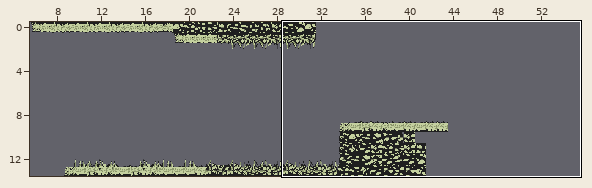
A Tiled map gets an edit: data/level/level1.tmx. The first picture is a wide view before the edit; the outline marks the close-up.
Close-up. Earlier state:
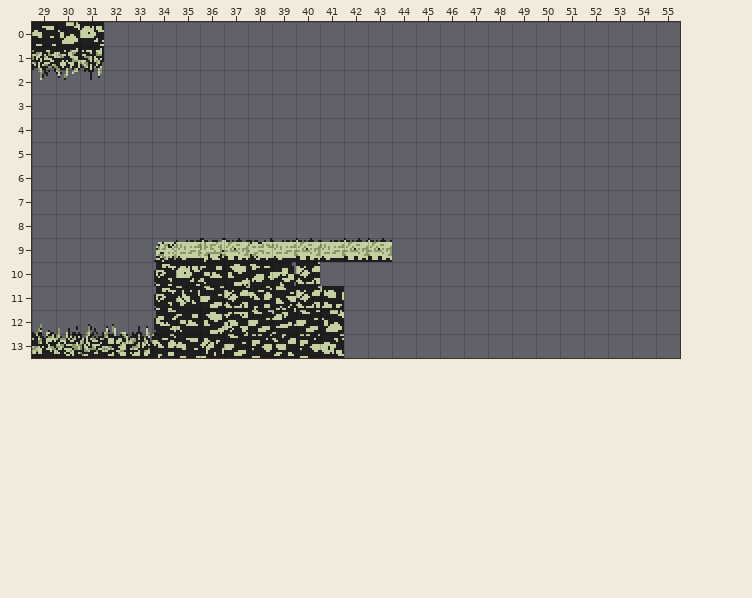
Cells are 12x12 px. Shown: x 29..55, y 0..13.
Now the later version:
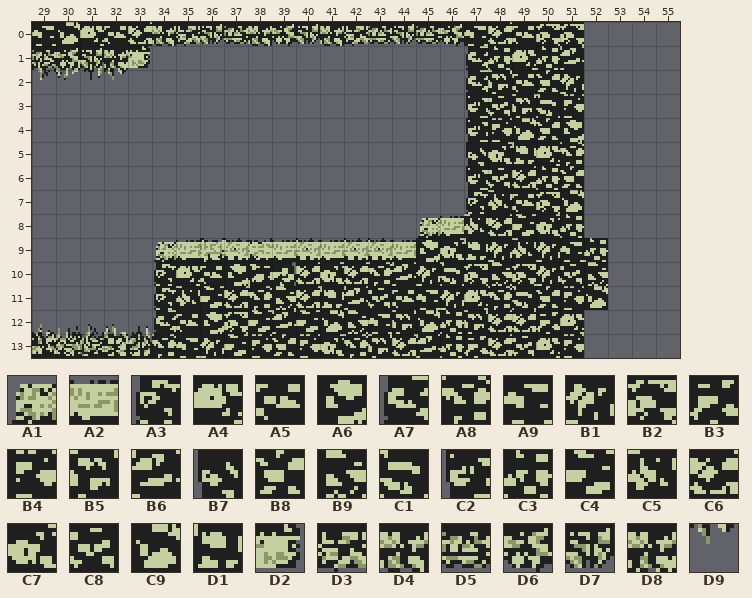
Key: from "tilemap": A1 28, A2 29, A3 42, A4 43, A5 44, A6 45, A7 56, A8 57, A9 58, B1 59, B2 60, B3 71, B4 72, B5 73, B6 74, B7 84, B8 85, B9 86, C1 88, C2 98, C3 99, C4 100, C5 101, C6 102, C7 113, C8 114, C9 115, D1 116, D2 131, D3 133, D4 134, D5 136, D6 137, D7 138, D8 146, D9 160.
__ is an empty cell.
Change:
Layer "edge tiles":
There is now tile A1 in row 8 at x 45.
There is now tile A2 in row 8 at x 46; in row 9 at x 44.
There is now tile A3 in row 7 at x 47.
There is now tile A4 in row 1 at x 49; in row 5 at x 50; in row 11 at x 47; in row 12 at x 51; in row 13 at x 50.
There is now tile A5 in row 0 at x 32 and 49; in row 2 at x 49; in row 7 at x 49; in row 11 at x 44.
There is now tile A6 in row 4 at x 51; in row 9 at x 45.
There is now tile A7 in rows 1 to 2 at x 47.
There is now tile A8 in row 5 at x 51; in row 10 at x 43; in row 11 at x 48; in row 13 at x 42.
There is now tile A9 in row 0 at x 47; in row 9 at x 51; in row 11 at x 45; in row 12 at x 43.
There is now tile B1 in row 2 at x 51; in row 9 at x 48 and 50; in row 10 at x 45 and 50; in row 11 at x 46.
There is now tile B2 in row 0 at x 50 to 51; in row 7 at x 50; in row 10 at x 47 and 49.
There is now tile B3 in row 12 at x 50; in row 13 at x 47.
There is now tile B4 in row 3 at x 51; in row 4 at x 48; in row 11 at x 51; in row 13 at x 51.
There is now tile B5 in row 2 at x 48; in row 3 at x 49; in row 12 at x 44 and 47; in row 13 at x 43.
There is now tile B6 in row 1 at x 51; in row 10 at x 44; in row 11 at x 42; in row 13 at x 45.
There is now tile B7 in row 5 at x 47.
There is now tile B8 in row 2 at x 50; in row 4 at x 50; in row 6 at x 51; in row 11 at x 50.
There is now tile B9 in row 10 at x 48 and 52; in row 12 at x 42.
There is now tile C1 in row 3 at x 50; in row 10 at x 46; in row 11 at x 49.
There is now tile C2 in rows 3 to 4 at x 47; in row 6 at x 47.
There is now tile C3 in row 1 at x 48 and 50; in row 6 at x 50; in row 8 at x 51; in row 9 at x 52; in rows 12 to 13 at x 46.
There is now tile C4 in row 8 at x 49.
There is now tile C5 in row 7 at x 48; in row 8 at x 47; in row 9 at x 49.
There is now tile C6 in row 0 at x 33 and 48; in row 6 at x 49; in row 8 at x 48; in row 10 at x 42; in row 12 at x 48 to 49; in row 13 at x 44 and 48.
There is now tile C7 in row 5 at x 48; in row 8 at x 50; in row 9 at x 46; in row 10 at x 41.
There is now tile C8 in row 3 at x 48; in row 6 at x 48; in row 10 at x 51; in row 11 at x 43; in row 13 at x 49.
There is now tile C9 in row 4 at x 49; in row 7 at x 51; in row 11 at x 52; in row 12 at x 45.
There is now tile D1 in row 5 at x 49; in row 9 at x 47.
There is now tile D2 in row 1 at x 33.
There is now tile D3 in row 0 at x 35 and 42.
There is now tile D4 in row 0 at x 34, 38 and 41.
There is now tile D5 in row 0 at x 37, 43 and 45.
There is now tile D6 in row 0 at x 39 and 46.
There is now tile D7 in row 0 at x 36, 40 and 44.
There is now tile D8 in row 1 at x 32.
There is now tile D9 in row 2 at x 32.
